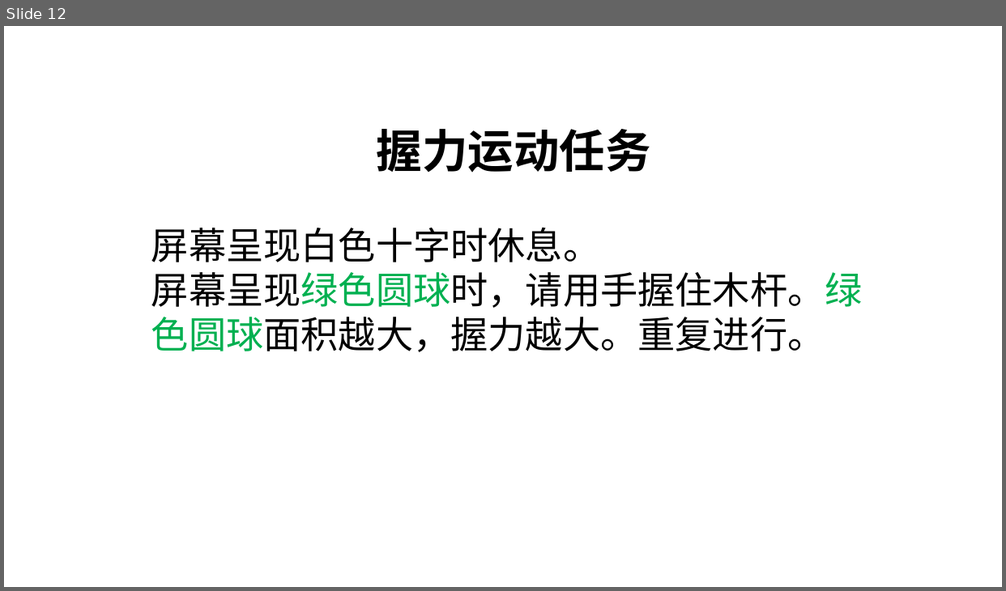
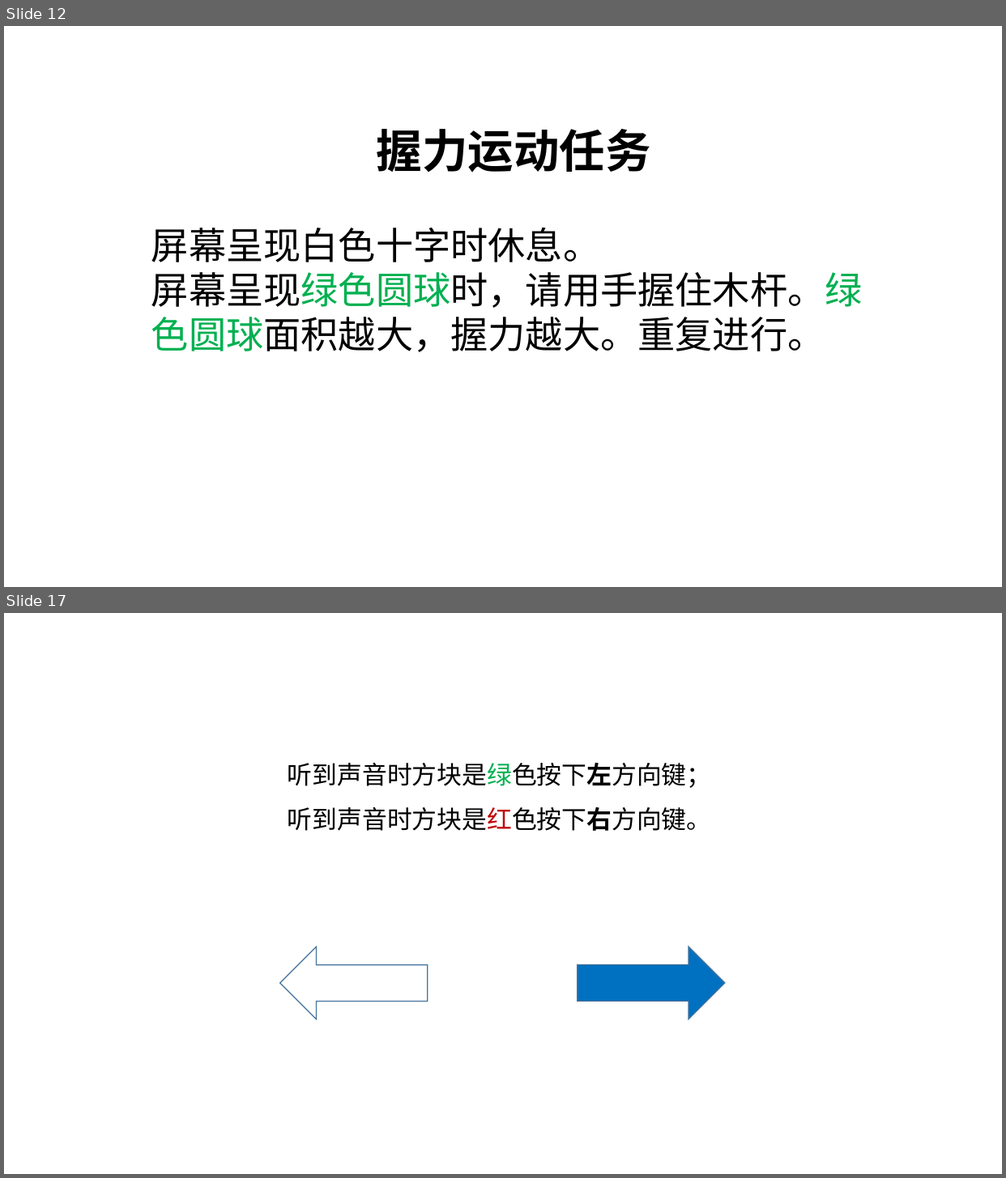
Before and after one commit to brainwatcher/grip4.0, a slide deck: preparation/grip_backup.pptx. Shown one above the other, each under a label of ours: slide 12 before the commit, slides 12 and 17 after it; the slides between them are not shown. The pictures are 1006x591 and 1006x1178 pixels, drawn with LibreOffice and Linux fonts; fonts in the diff are those of the drawing. Boxes give left, top, right and bottom in pixels: in the first picture for what was removed or moved away, otherwise in the second. Text is boxed around its words. In the diff, an @@ line names an element or a change of style, - is before the commit and + after.

```diff
--- a/preparation/grip_backup.pptx
+++ b/preparation/grip_backup.pptx
@@ slide 17 added at [4, 613, 1002, 1174], background #FFFFFF @@
@@ text added at [288, 763, 712, 831], 24 pt, text #000000 @@
+听到声音时方块是绿色按下左方向键；
+听到声音时方块是红色按下右方向键。
@@ right arrow added at [280, 947, 428, 1020], outline #43739E 1 pt @@
@@ right arrow added at [577, 947, 725, 1020], fill #0070C0, outline #43739E 1 pt @@
```
Also in this commit, not shown: 5 other slides added, 23 other files.
